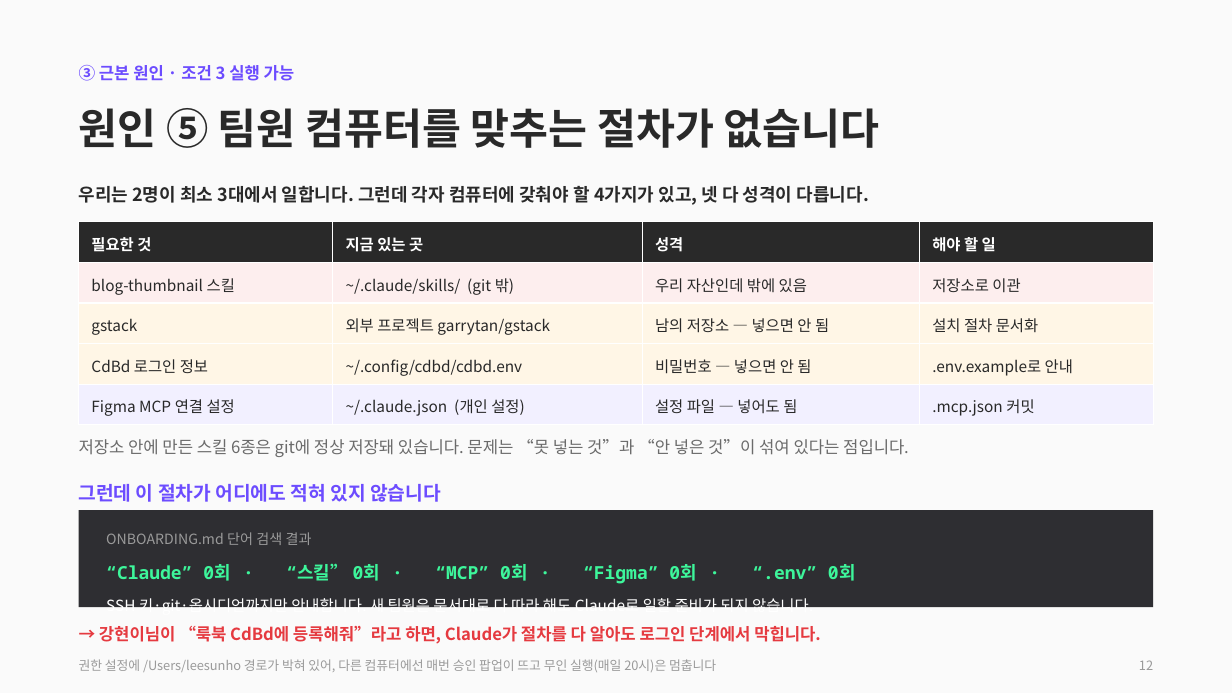
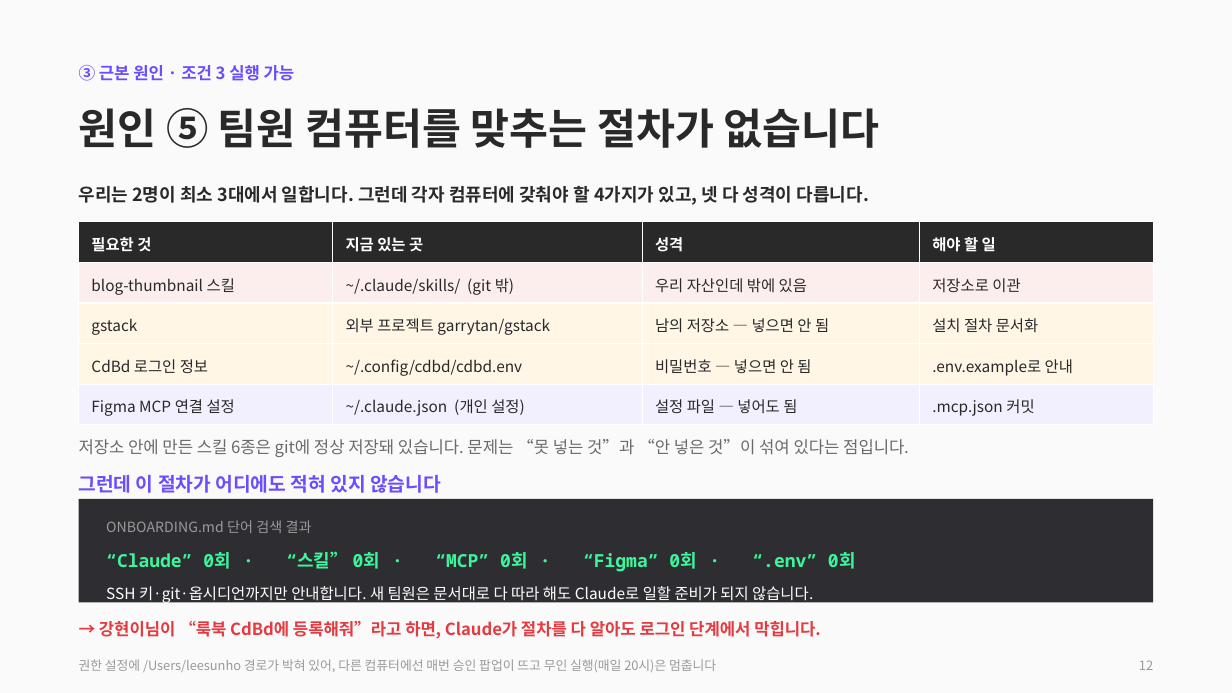
Before and after one commit to CdBd-in/design, a slide deck: slide 12 of CdBd 문서 체계 진단 및 개편 제안.pptx. Drawn at 1232x693 pixels with LibreOffice and Linux fonts; fonts in the diff are those of the drawing. Boxes give left, top, right and bottom in pixels: in the first picture for what was removed or moved away, otherwise in the second. Text is boxed around its words. In the diff, an @@ line names an element or a change of style, - is before the commit and + after.

```diff
--- a/CdBd 문서 체계 진단 및 개편 제안.pptx
+++ b/CdBd 문서 체계 진단 및 개편 제안.pptx
@@ text "그런데 이 절차가 어디에도 적혀 ...": place and size @@
-text "그런데 이 절차가 어디에도 적혀 ..." at bbox=[79, 484, 441, 502]
+text "그런데 이 절차가 어디에도 적혀 ..." at bbox=[79, 475, 441, 493]
@@ rectangle: place and size @@
-rectangle at bbox=[79, 510, 1153, 607]
+rectangle at bbox=[79, 499, 1153, 603]
@@ text "ONBOARDING.md 단어 검색 결과": place and size @@
-text "ONBOARDING.md 단어 검색 결과" at bbox=[106, 532, 856, 616]
+text "ONBOARDING.md 단어 검색 결과" at bbox=[106, 520, 856, 604]
@@ text "→ 강현이님이 “룩북 CdBd에 등록해줘”라고 ...": place and size @@
-text "→ 강현이님이 “룩북 CdBd에 등록해줘”라고 ..." at bbox=[99, 626, 820, 644]
+text "→ 강현이님이 “룩북 CdBd에 등록해줘”라고 ..." at bbox=[99, 621, 820, 639]
```
Also in this commit, not shown: 1 other file.
